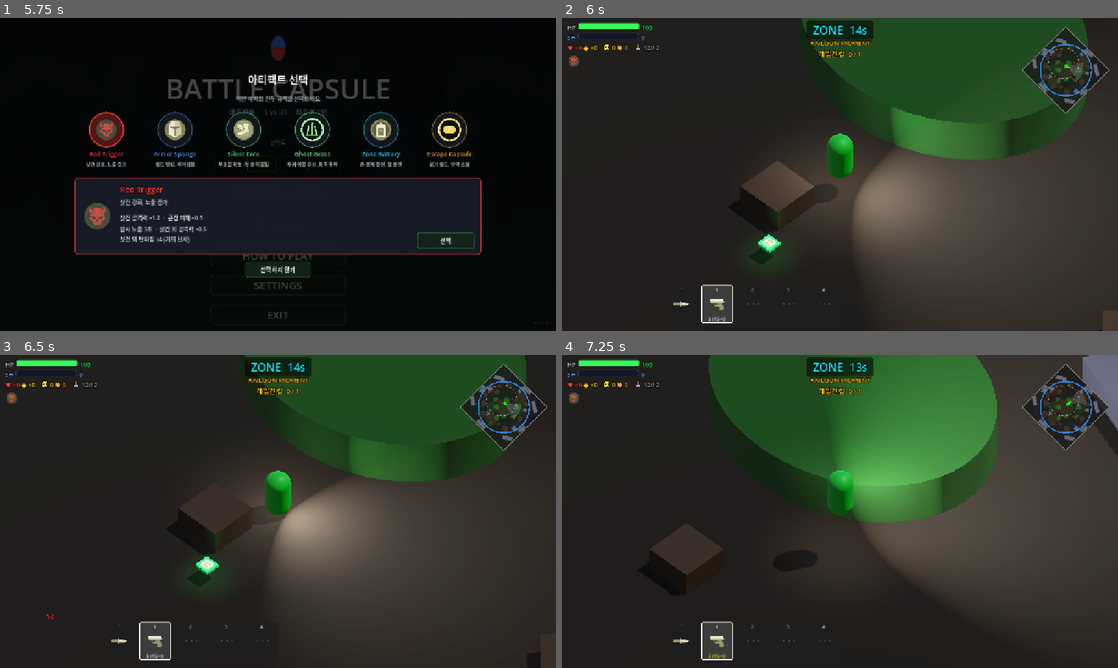
Above: before the commit, frames 1-4 (two rows, left to right).
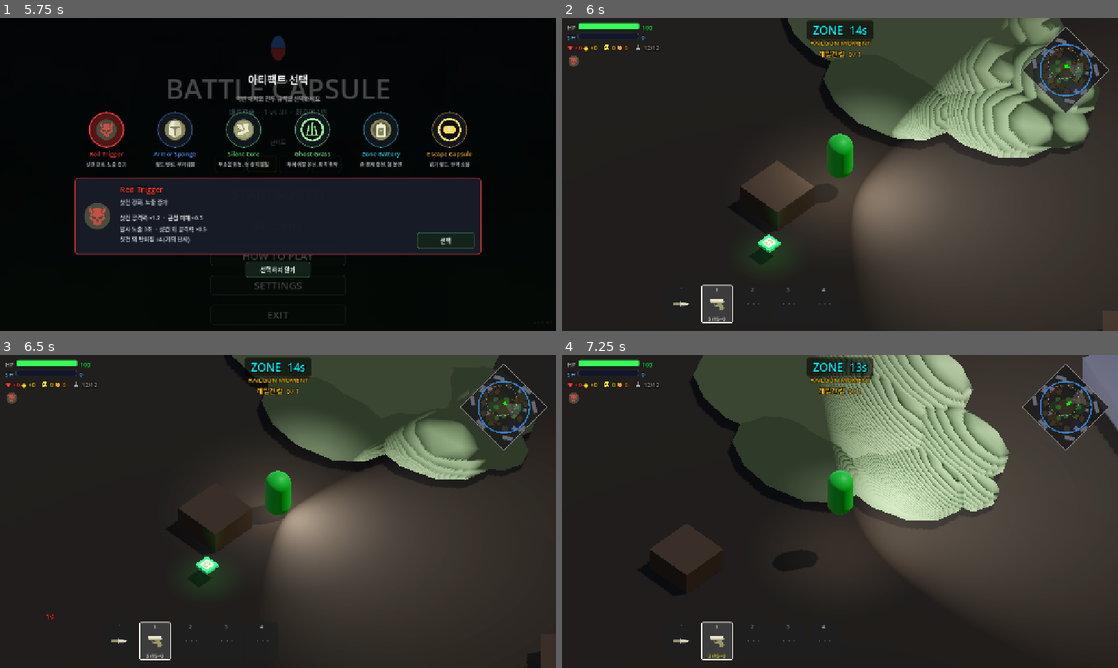
Above: after the commit, the same moments.

Repository: Kyulhee/battle-capsule
Game: Godot game, scene res://src/Main.tscn
The game is run twice, just before and just after one commit, with the same random seed, the same clock (stepped at 60 frames per second) and the same inputs.
Inputs (mouse positions are in pixels of both pictures, inside the frame that each line leads up to):
- Up to frame 1 (5.75 s): click "START MATCH" at 0.5 s; click "START MATCH" at 1.25 s; click "쉬움" at 2 s; click "보통" at 2.75 s; click "어려움" at 3.5 s; click "지옥" at 4.25 s; click "RECORDS" at 5 s
- Up to frame 2 (6 s): click "선택" at 5.75 s
- Up to frame 3 (6.5 s): no input
- Up to frame 4 (7.25 s): tap Enter at 6.5 s; move the mouse to (962, 495) at 6.52 s; press the mouse at (962, 495) at 6.53 s; hold D (ui_right) from 6.53 s (still down); tap Space at 6.77 s

Frame 1 is identical in both runs. In frame 2, 15% of the frame differs, in the area x 40-96%, y 0-46%; in frame 3, 11%; in frame 4, 21%, in the area x 23-81%, y 0-54%.

Commit message:
feat: integrate bush prop assets

Diff:
--- a/data/asset_catalog.json
+++ b/data/asset_catalog.json
@@ -195,9 +195,19 @@
       "tags": ["forest", "cover", "los_blocker"]
     },
     "forest.bush": {
-      "path": "",
+      "path": "res://assets/props/forest/bush_dense.glb",
       "fallback_shape": "bush_patch",
       "tags": ["forest", "stealth"]
+    },
+    "forest.bush.low": {
+      "path": "res://assets/props/forest/bush_low.glb",
+      "fallback_shape": "bush_patch",
+      "tags": ["forest", "stealth", "low"]
+    },
+    "forest.bush.dense": {
+      "path": "res://assets/props/forest/bush_dense.glb",
+      "fallback_shape": "bush_patch",
+      "tags": ["forest", "stealth", "dense"]
     },
     "forest.rock": {
       "path": "",
--- a/src/Main.gd
+++ b/src/Main.gd
@@ -147,7 +147,7 @@
 		_load_map_spec()
 		if map_spec:
 			if world_builder:
-				world_builder.generate_world(map_spec)
+				world_builder.generate_world(map_spec, asset_catalog)
 			_register_loot_hotspots()
 		_setup_navigation()
 		start_game()
@@ -164,7 +164,7 @@
 		print("[MAIN] MapSpec loaded successfully: ", map_spec.metadata.get("name", "Unknown"))
 		if world_builder:
 			print("[MAIN] Generating world via WorldBuilder...")
-			world_builder.generate_world(map_spec)
+			world_builder.generate_world(map_spec, asset_catalog)
 		_setup_navigation()
 		_register_loot_hotspots()
 
--- a/src/maps/WorldBuilder.gd
+++ b/src/maps/WorldBuilder.gd
@@ -4,9 +4,11 @@
 @export var obstacle_scene: PackedScene = preload("res://src/environment/Obstacle.tscn")
 @export var bush_scene: PackedScene = preload("res://src/environment/Bush.tscn")
 
+const BUSH_PROP_ID := "forest.bush"
+
 var minimap_features: Array[Dictionary] = []
 
-func generate_world(spec: Resource):
+func generate_world(spec: Resource, asset_catalog = null):
 	# 1. Clear existing generated content if any
 	for child in get_children():
 		child.queue_free()
@@ -36,11 +38,7 @@
 			rot_deg += rng.randf_range(-o.get("rot_jitter", 0.0), o.get("rot_jitter", 0.0))
 
 		if type_str == "bush_patch":
-			var bush = bush_scene.instantiate()
-			obs_container.add_child(bush)
-			bush.global_position = Vector3(pos[0], 0, pos[1])
-			bush.rotation_degrees.y = rot_deg
-			bush.scale = Vector3(scale_vec[0], scale_vec[1], scale_vec[2])
+			_build_bush_patch(obs_container, pos, scale_vec, rot_deg, asset_catalog)
 			_record_minimap_feature(
 				type_str,
 				Vector2(pos[0], pos[1]),
@@ -57,7 +55,7 @@
 			obs_container.add_child(obs)
 			obs.add_to_group("occluder")
 			obs.add_to_group("obstacles")
-			obs.global_position = Vector3(pos[0], 0, pos[1])
+			obs.position = Vector3(pos[0], 0, pos[1])
 			obs.rotation_degrees.y = rot_deg
 			obs.scale = Vector3(scale_vec[0], scale_vec[1], scale_vec[2])
 
@@ -87,6 +85,84 @@
 
 func get_minimap_features() -> Array[Dictionary]:
 	return minimap_features.duplicate(true)
+
+func _build_bush_patch(parent: Node3D, pos: Array, scale_vec: Array, rot_deg: float, asset_catalog) -> void:
+	var bush = bush_scene.instantiate()
+	parent.add_child(bush)
+	bush.position = Vector3(pos[0], 0, pos[1])
+	bush.rotation_degrees.y = rot_deg
+	bush.scale = Vector3(scale_vec[0], scale_vec[1], scale_vec[2])
+	_apply_catalog_visual(bush, BUSH_PROP_ID, asset_catalog)
+
+func _apply_catalog_visual(root: Node, prop_id: String, asset_catalog) -> bool:
+	var visual := _instantiate_prop_visual(asset_catalog, prop_id)
+	if visual == null:
+		return false
+
+	visual.name = "CatalogPropVisual"
+	visual.position = Vector3.ZERO
+	visual.rotation = Vector3.ZERO
+	visual.scale = Vector3.ONE
+	visual.set_meta("prop_id", prop_id)
+	_disable_collision_nodes(visual)
+	root.add_child(visual)
+	_set_default_bush_mesh_visible(root, false)
+	return true
+
+func _instantiate_prop_visual(asset_catalog, prop_id: String) -> Node3D:
+	if asset_catalog == null or not asset_catalog.has_method("get_path"):
+		return null
+	var path := String(asset_catalog.get_path("props", prop_id, ""))
+	if path.is_empty():
+		return null
+	if not ResourceLoader.exists(path) and not FileAccess.file_exists(path):
+		push_warning("WorldBuilder: prop path missing for %s: %s" % [prop_id, path])
+		return null
+
+	if ResourceLoader.exists(path):
+		var resource = load(path)
+		if resource is PackedScene:
+			var instance = resource.instantiate()
+			if instance is Node3D:
+				return instance
+			if instance:
+				instance.queue_free()
+			push_warning("WorldBuilder: prop %s root is not Node3D." % prop_id)
+			return null
+
+	if path.get_extension().to_lower() == "glb":
+		return _instantiate_gltf_scene(path, prop_id)
+
+	push_warning("WorldBuilder: prop path is not loadable for %s: %s" % [prop_id, path])
+	return null
+
+func _instantiate_gltf_scene(path: String, prop_id: String) -> Node3D:
+	var document := GLTFDocument.new()
+	var state := GLTFState.new()
+	var error := document.append_from_file(path, state)
+	if error != OK:
+		push_warning("WorldBuilder: GLB import failed for %s at %s (error %d)." % [prop_id, path, error])
+		return null
+	var scene = document.generate_scene(state)
+	if scene is Node3D:
+		return scene
+	if scene:
+		scene.queue_free()
+	push_warning("WorldBuilder: GLB root is not Node3D for %s: %s" % [prop_id, path])
+	return null
+
+func _disable_collision_nodes(node: Node) -> void:
+	if node is CollisionObject3D:
+		var collision_object := node as CollisionObject3D
+		collision_object.collision_layer = 0
+		collision_object.collision_mask = 0
+	for child in node.get_children():
+		_disable_collision_nodes(child)
+
+func _set_default_bush_mesh_visible(root: Node, visible: bool) -> void:
+	var fallback_mesh := root.get_node_or_null("MeshInstance3D") as MeshInstance3D
+	if fallback_mesh:
+		fallback_mesh.visible = visible
 
 func _record_minimap_feature(
 	type_str: String,
--- /dev/null
+++ b/tools/verify_bush_prop_assets.gd
@@ -0,0 +1,119 @@
+extends SceneTree
+
+
+const REQUIRED_PROPS := {
+	"forest.bush": "res://assets/props/forest/bush_dense.glb",
+	"forest.bush.low": "res://assets/props/forest/bush_low.glb",
+	"forest.bush.dense": "res://assets/props/forest/bush_dense.glb",
+}
+
+
+func _init():
+	var asset_catalog_script = load("res://src/core/AssetCatalog.gd")
+	var map_spec_script = load("res://src/core/MapSpec.gd")
+	var world_builder_script = load("res://src/maps/WorldBuilder.gd")
+
+	var asset_catalog = asset_catalog_script.new()
+	asset_catalog.load_or_default()
+
+	for prop_id in REQUIRED_PROPS.keys():
+		var expected_path := String(REQUIRED_PROPS[prop_id])
+		var path := String(asset_catalog.get_path("props", prop_id, ""))
+		if path != expected_path:
+			_fail("%s catalog path mismatch: expected %s, got %s." % [prop_id, expected_path, path])
+			return
+		var instance := _instantiate_prop_node(prop_id, path)
+		if instance == null:
+			return
+		var mesh_count := _count_mesh_instances(instance)
+		instance.queue_free()
+		if mesh_count <= 0:
+			_fail("%s has no MeshInstance3D nodes." % prop_id)
+			return
+		print("%s prop: path='%s' meshes=%d" % [prop_id, path, mesh_count])
+
+	var spec_file = FileAccess.open("res://data/mapSpec_example.json", FileAccess.READ)
+	if spec_file == null:
+		_fail("Could not open mapSpec_example.json.")
+		return
+	var spec = map_spec_script.from_json(spec_file.get_as_text())
+	if spec == null:
+		_fail("Could not parse mapSpec_example.json.")
+		return
+
+	var builder = world_builder_script.new()
+	root.add_child(builder)
+	builder.generate_world(spec, asset_catalog)
+
+	var bushes = builder.find_children("*", "Area3D", true, false)
+	if bushes.is_empty():
+		_fail("Generated world has no bush Area3D nodes.")
+		return
+
+	var catalog_visuals = builder.find_children("CatalogPropVisual", "Node3D", true, false)
+	if catalog_visuals.size() != bushes.size():
+		_fail("Expected %d catalog bush visuals, got %d." % [bushes.size(), catalog_visuals.size()])
+		return
+
+	for bush in bushes:
+		var fallback_mesh := bush.get_node_or_null("MeshInstance3D") as MeshInstance3D
+		if fallback_mesh == null:
+			_fail("Generated bush is missing fallback MeshInstance3D.")
+			return
+		if fallback_mesh.visible:
+			_fail("Generated bush fallback mesh stayed visible after catalog visual load.")
+			return
+		var visual := bush.get_node_or_null("CatalogPropVisual") as Node3D
+		if visual == null:
+			_fail("Generated bush is missing CatalogPropVisual child.")
+			return
+		if String(visual.get_meta("prop_id", "")) != "forest.bush":
+			_fail("Generated bush visual prop_id mismatch.")
+			return
+
+	print("Bush prop asset smoke passed: %d bushes use catalog GLB visuals." % bushes.size())
+	quit(0)
+
+
+func _instantiate_prop_node(prop_id: String, path: String) -> Node3D:
+	if not FileAccess.file_exists(path):
+		_fail("%s runtime file missing: %s." % [prop_id, path])
+		return null
+	if ResourceLoader.exists(path):
+		var resource = load(path)
+		if resource is PackedScene:
+			var instance = resource.instantiate()
+			if instance is Node3D:
+				return instance
+			if instance:
+				instance.queue_free()
+			_fail("%s root is not Node3D." % prop_id)
+			return null
+	if path.get_extension().to_lower() == "glb":
+		var document := GLTFDocument.new()
+		var state := GLTFState.new()
+		var error := document.append_from_file(path, state)
+		if error != OK:
+			_fail("%s raw GLB import failed from %s (error %d)." % [prop_id, path, error])
+			return null
+		var scene = document.generate_scene(state)
+		if scene is Node3D:
+			return scene
+		if scene:
+			scene.queue_free()
+		_fail("%s raw GLB root is not Node3D." % prop_id)
+		return null
+	_fail("%s did not load as a prop scene from %s." % [prop_id, path])
+	return null
+
+
+func _count_mesh_instances(node: Node) -> int:
+	var count := 1 if node is MeshInstance3D else 0
+	for child in node.get_children():
+		count += _count_mesh_instances(child)
+	return count
+
+
+func _fail(message: String) -> void:
+	push_error(message)
+	quit(1)
Binary file added: assets/props/forest/bush_dense.glb
Binary file added: assets/props/forest/bush_low.glb
